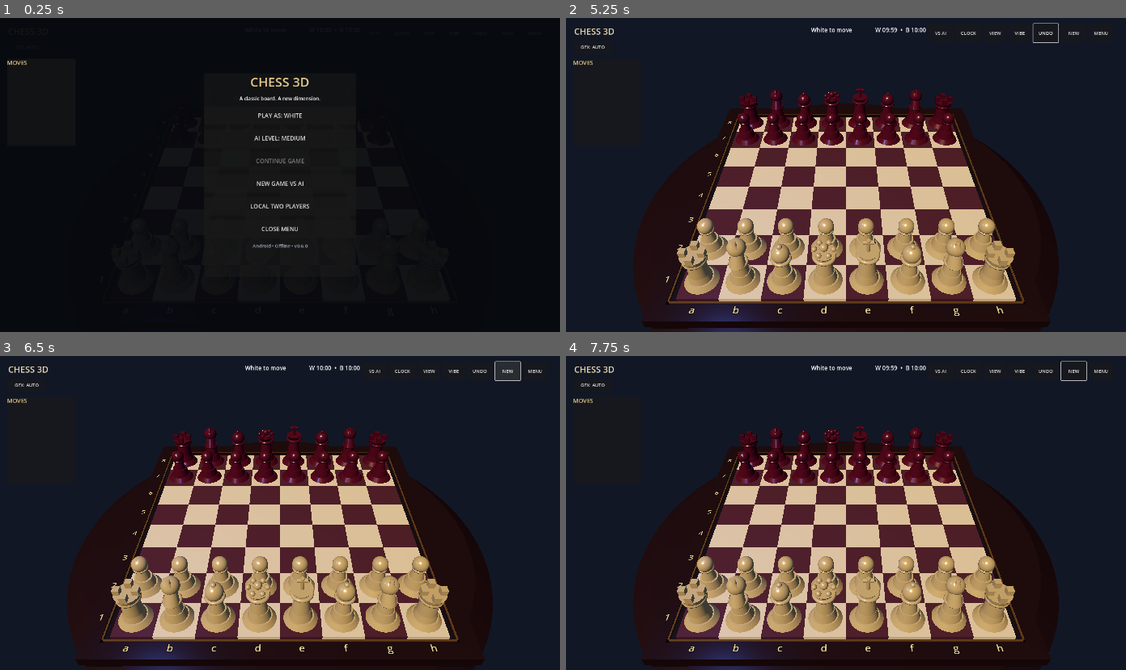
Above: before the commit, frames 1-4 (two rows, left to right).
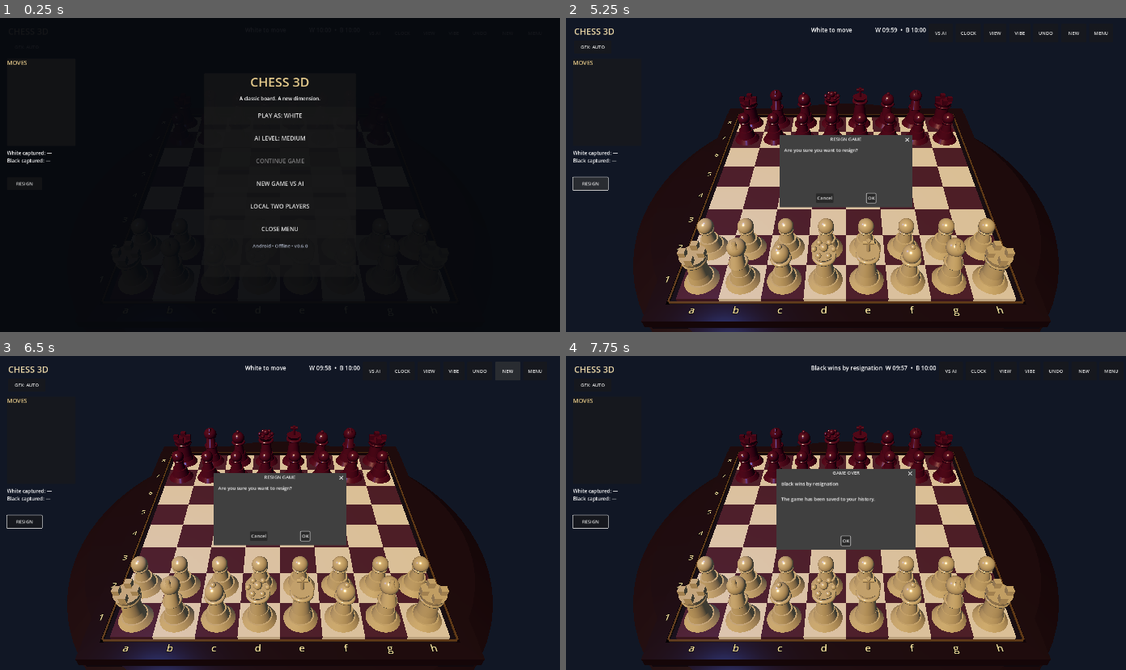
Above: after the commit, the same moments.

Repository: redxbox/chess-3d
Game: Godot game, scene res://src/main/main.tscn
Two runs of this game, one before a commit and one after it. Both use one fixed random seed, a clock stepped at 60 frames per second and the inputs below.
Inputs (mouse positions are in pixels of both pictures, inside the frame that each line leads up to):
- Up to frame 1 (0.25 s): no input
- Up to frame 2 (5.25 s): click "PLAY AS: WHITE" at 0.5 s; click "PLAY AS: BLACK" at 1.25 s; click "PLAY AS: WHITE" at 2 s; click "PLAY AS: BLACK" at 2.75 s; click "NEW GAME VS AI" at 3.5 s; click "UNDO" at 4.25 s; click (588, 184) at 5 s, where only the run after the commit has a clickable "RESIGN"
- Up to frame 3 (6.5 s): click "NEW" at 5.75 s
- Up to frame 4 (7.75 s): click "NEW" at 6.5 s; click (874, 538) at 7.25 s, where only the run after the commit has a clickable "OK"

The runs differ from the first frame. In frame 1, 0.2% of the frame differs, in the area x 1-10%, y 42-54%; in frame 2, 5.7%; in frame 3, 5.7%; in frame 4, 7.1%, in the area x 1-99%, y 1-62%.

Commit message:
Add captured pieces display and resignation flow
Co-authored-by: arena-agent <297053741+arena-agent@users.noreply.github.com>

Diff:
--- a/src/chess/chess_game.gd
+++ b/src/chess/chess_game.gd
@@ -15,6 +15,8 @@
 var history: Array[Dictionary] = []
 var move_notation: Array[String] = []
 var position_counts: Dictionary = {}
+var captured_by_white: Array[String] = []
+var captured_by_black: Array[String] = []
 
 
 func _init() -> void:
@@ -38,6 +40,8 @@
 	history.clear()
 	move_notation.clear()
 	position_counts.clear()
+	captured_by_white.clear()
+	captured_by_black.clear()
 	position_counts[_position_key()] = 1
 
 
@@ -92,6 +96,11 @@
 		return false
 	var notation := _notation_for(move)
 	history.append(_snapshot())
+	if move.captured != "":
+		if color_of(move.piece) == WHITE:
+			captured_by_white.append(move.captured)
+		else:
+			captured_by_black.append(move.captured)
 	_apply_unchecked(move)
 	var key := _position_key()
 	position_counts[key] = position_counts.get(key, 0) + 1
@@ -353,6 +362,8 @@
 	result = ""
 	history.clear()
 	move_notation.clear()
+	captured_by_white.clear()
+	captured_by_black.clear()
 	position_counts = {_position_key(): 1}
 	return true
 
@@ -484,7 +495,7 @@
 
 
 func _snapshot() -> Dictionary:
-	return {"board": board.duplicate(true), "turn": turn, "cast …(169 unchanged characters)… "positions": position_counts.duplicate()}
+	return {"board": board.duplicate(true), "turn": turn, "cast …(169 unchanged characters)… "positions": position_counts.duplicate(), "captured_white": captured_by_white.duplicate(), "captured_black": captured_by_black.duplicate()}
 
 
 func _restore(snapshot: Dictionary) -> void:
@@ -497,6 +508,8 @@
 	result = snapshot.result
 	move_notation = snapshot.get("notation", []).duplicate()
 	position_counts = snapshot.get("positions", {}).duplicate()
+	captured_by_white = snapshot.get("captured_white", []).duplicate()
+	captured_by_black = snapshot.get("captured_black", []).duplicate()
 
 
 func _inside(square: Vector2i) -> bool:
--- a/src/main/main.gd
+++ b/src/main/main.gd
@@ -41,7 +41,9 @@
 var _color_button: Button
 var _difficulty_button: Button
 var _history_label: RichTextLabel
+var _captured_label: Label
 var _game_over_dialog: AcceptDialog
+var _resign_dialog: ConfirmationDialog
 var _has_resumable_game := false
 var clock_enabled := true
 var white_time := 600.0
@@ -458,11 +460,32 @@
 	history_panel.add_child(_history_label)
 	_update_move_history()
 
+	_captured_label = Label.new()
+	_captured_label.position = Vector2(24, 452)
+	_captured_label.size = Vector2(280, 86)
+	_captured_label.add_theme_font_size_override("font_size", 17)
+	$UI.add_child(_captured_label)
+	_update_captured_pieces()
+
+	var resign_button := Button.new()
+	resign_button.text = "RESIGN"
+	resign_button.position = Vector2(24, 548)
+	resign_button.size = Vector2(120, 44)
+	resign_button.pressed.connect(_request_resign)
+	$UI.add_child(resign_button)
+
 	_game_over_dialog = AcceptDialog.new()
 	_game_over_dialog.title = "GAME OVER"
 	_game_over_dialog.min_size = Vector2i(460, 240)
 	_game_over_dialog.confirmed.connect(_show_main_menu)
 	$UI.add_child(_game_over_dialog)
+
+	_resign_dialog = ConfirmationDialog.new()
+	_resign_dialog.title = "RESIGN GAME"
+	_resign_dialog.dialog_text = "Are you sure you want to resign?"
+	_resign_dialog.min_size = Vector2i(440, 210)
+	_resign_dialog.confirmed.connect(_confirm_resign)
+	$UI.add_child(_resign_dialog)
 
 
 func _menu_button(text: String, callback: Callable) -> Button:
@@ -495,6 +518,32 @@
 		text += game.move_notation[index] + ("\n" if index % 2 == 1 else "    ")
 	_history_label.text = text
 	_history_label.scroll_to_line(maxi(0, game.move_notation.size() / 2 - 1))
+
+
+func _update_captured_pieces() -> void:
+	if not is_instance_valid(_captured_label):
+		return
+	var symbols := {"p": "♟", "n": "♞", "b": "♝", "r": "♜", "q": "♛", "P": "♙", "N": "♘", "B": "♗", "R": "♖", "Q": "♕"}
+	var white_captures := ""
+	var black_captures := ""
+	for piece in game.captured_by_white:
+		white_captures += symbols.get(piece, piece) + " "
+	for piece in game.captured_by_black:
+		black_captures += symbols.get(piece, piece) + " "
+	_captured_label.text = "White captured: " + (white_captures if white_captures != "" else "—") + "\nBlack captured: " + (black_captures if black_captures != "" else "—")
+
+
+func _request_resign() -> void:
+	if game.result == "" and not ai_thinking and not animating_move:
+		_resign_dialog.popup_centered()
+
+
+func _confirm_resign() -> void:
+	var resigning_color := human_color if play_vs_ai else game.turn
+	game.result = "Black wins by resignation" if resigning_color == ChessRules.WHITE else "White wins by resignation"
+	_update_status()
+	_save_autosave()
+	_show_game_over_if_needed()
 
 
 func _show_game_over_if_needed() -> void:
@@ -612,6 +661,7 @@
 	_draw_highlights()
 	_update_status()
 	_update_move_history()
+	_update_captured_pieces()
 	_show_game_over_if_needed()
 	_save_autosave()
 	if play_vs_ai and game.turn != human_color and game.result == "":
@@ -657,6 +707,7 @@
 	_draw_highlights()
 	_update_status()
 	_update_move_history()
+	_update_captured_pieces()
 	_show_game_over_if_needed()
 	_save_autosave()
 
@@ -953,6 +1004,7 @@
 	_create_pieces()
 	_update_status()
 	_update_move_history()
+	_update_captured_pieces()
 	_save_autosave()
 
 
@@ -969,6 +1021,7 @@
 	_create_pieces()
 	_update_status()
 	_update_move_history()
+	_update_captured_pieces()
 	_save_autosave()
 
 
--- a/tests/test_chess.gd
+++ b/tests/test_chess.gd
@@ -8,6 +8,7 @@
 func _init() -> void:
 	_test_initial_position()
 	_test_basic_moves()
+	_test_captured_piece_tracking()
 	_test_illegal_move_and_check()
 	_test_castling()
 	_test_en_passant()
@@ -61,6 +62,16 @@
 	_expect(not e2e4.is_empty() and game.play(e2e4), "white pawn can play e2-e4")
 	_expect(game.board[4][4] == "P" and game.turn == ChessGame.BLACK, "board and turn update after move")
 	_expect(game.undo() and game.board[6][4] == "P", "undo restores the position")
+
+
+func _test_captured_piece_tracking() -> void:
+	var game = ChessGame.new()
+	game.play(_find_move(game, Vector2i(4, 6), Vector2i(4, 4)))
+	game.play(_find_move(game, Vector2i(3, 1), Vector2i(3, 3)))
+	game.play(_find_move(game, Vector2i(4, 4), Vector2i(3, 3)))
+	_expect(game.captured_by_white == ["p"], "captured pieces are tracked by the capturing side")
+	game.undo()
+	_expect(game.captured_by_white.is_empty(), "undo restores captured piece history")
 
 
 func _test_illegal_move_and_check() -> void:
Not shown, changed: export_presets.cfg
Not shown, changed: .github/workflows/ci.yml
Not shown, changed: ROADMAP.md
